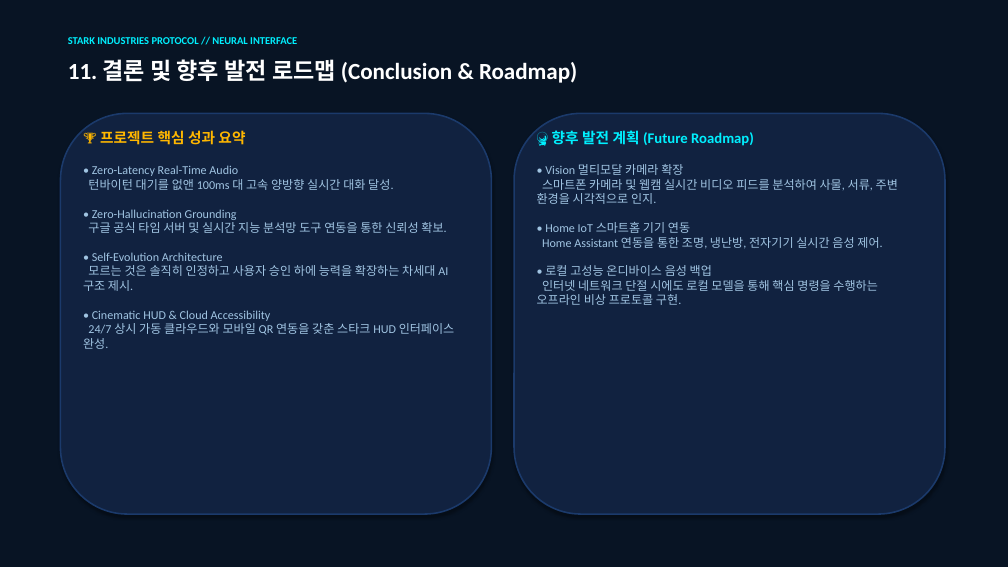
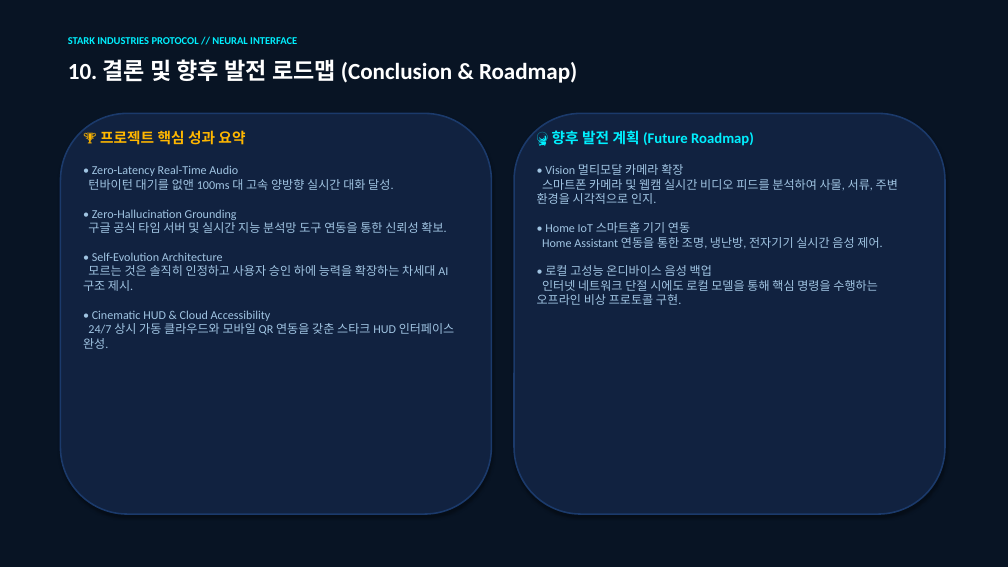
Before and after one commit to dPwnjs/Jarvis, a slide deck: slide 11 of JARVIS_Project_Presentation.pptx (slide 12 before the commit). Drawn at 1008x567 pixels with LibreOffice and Linux fonts; fonts in the diff are those of the drawing. Boxes give left, top, right and bottom in pixels: in the first picture for what was removed or moved away, otherwise in the second. Text is boxed around its words. In the diff, an @@ line names an element or a change of style, - is before the commit and + after.

```diff
--- a/JARVIS_Project_Presentation.pptx
+++ b/JARVIS_Project_Presentation.pptx
@@ text at box(68, 59, 577, 83): text changed @@
-11. 결론 및 향후 발전 로드맵 (Conclusion & Roadmap)
+10. 결론 및 향후 발전 로드맵 (Conclusion & Roadmap)
```
Also in this commit, not shown: 1 other slide changed, 1 slide removed.
